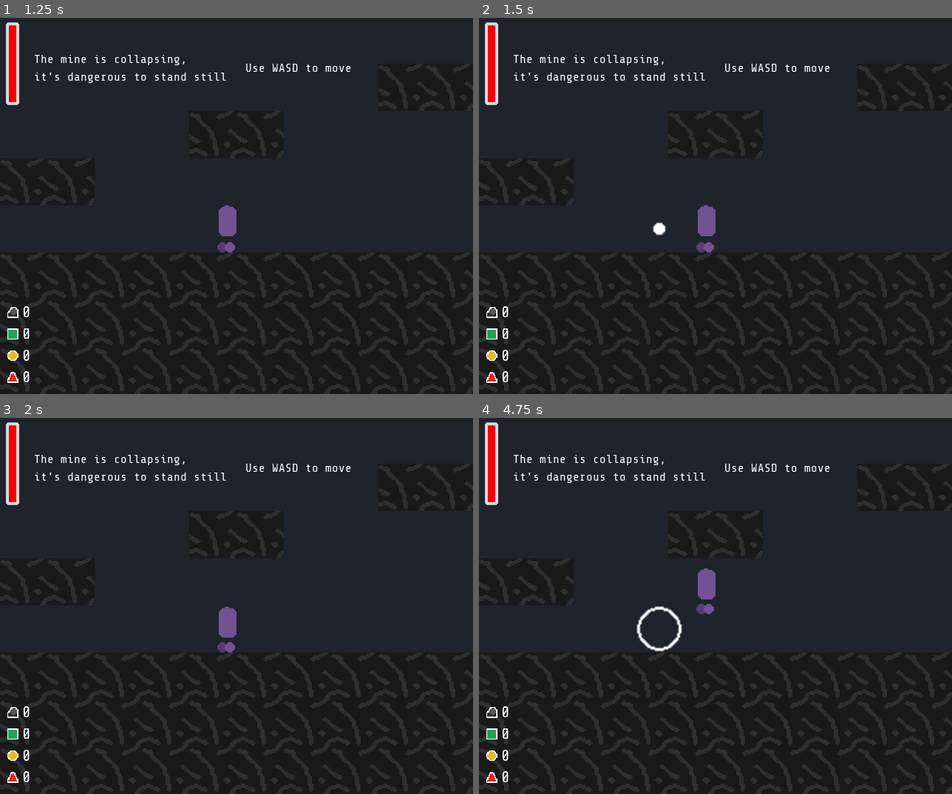
Above: before the commit, frames 1-4 (two rows, left to right).
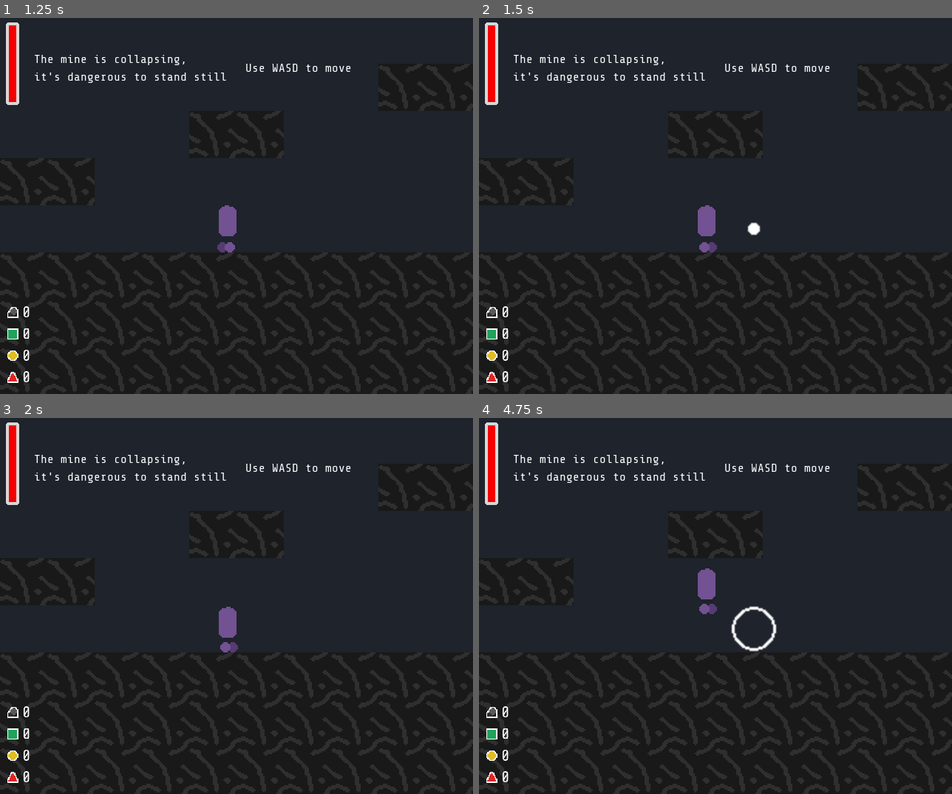
Above: after the commit, the same moments.

Repository: gelvinp/ld51-collapsing-cave
Game: Godot game, scene res://assets/scenes/App.tscn
Same seed, same stepped clock (60 frames per second), same inputs: the game is played once before the commit and once after it.
Inputs:
- Up to frame 1 (1.25 s): click "Play" at 0.5 s
- Up to frame 2 (1.5 s): tap Q (build) at 1.25 s; hold Right (mine_right) from 1.28 s (still down); tap Space (attack) at 1.35 s
- Up to frame 3 (2 s): keep holding Right (mine_right); tap W (jump) at 1.52 s
- Up to frame 4 (4.75 s): tap Q (build) at 2, 2.1, 2.75, 3.5, 3.6, 4.25 s; tap W (jump) at 2.27, 3.77, 4.52 s; release Right (mine_right) at 2.78 s; hold Left (mine_left) 2.78-3.53 s; tap Space (attack) at 2.85, 4.35 s; hold Right (mine_right) from 3.53 s (still down)

Frame 1 is identical in both runs. In frame 2, 0.2% of the frame differs, in the area x 36-60%, y 49-63%; in frame 3, less than 0.1%; in frame 4, 0.7%, in the area x 33-63%, y 40-63%.

Commit message:
Animation and facing fixes

Diff:
--- a/assets/scripts/map_wrangler.gd
+++ b/assets/scripts/map_wrangler.gd
@@ -80,9 +80,11 @@
 					DeathSoundManager.red()
 				_:
 					_block_breaker.stop()
+					player.is_mining = false
 	elif !_mine_tile.is_equal_approx(INVALID_TILE):
 		_mine_tile = INVALID_TILE
 		_block_breaker.stop()
+		player.is_mining = false
 
 	if Input.is_action_just_pressed("build") and PlayerStats.stone_placement:
 		build()
--- a/assets/scripts/player.gd
+++ b/assets/scripts/player.gd
@@ -34,6 +34,9 @@
 
 	if _last_mine != intended_mine:
 		_last_mine = intended_mine
+		if intended_mine.x != 0:
+			_facing = Facing.LEFT if intended_mine.x < 0 else Facing.RIGHT
+
 		emit_signal("attempt_mine", intended_mine)
 
 	if Input.is_action_just_pressed("attack") and _attack_ready:
@@ -61,10 +64,12 @@
 		return
 
 	_velocity.x = Input.get_axis("move_left", "move_right") * max_speed_x * PlayerStats.movement_speed
-	if _velocity.x < 0:
-		_facing = Facing.LEFT
-	elif _velocity.x > 0:
-		_facing = Facing.RIGHT
+
+	if not is_mining:
+		if _velocity.x < 0:
+			_facing = Facing.LEFT
+		elif _velocity.x > 0:
+			_facing = Facing.RIGHT
 
 
 	if is_on_ladder:
